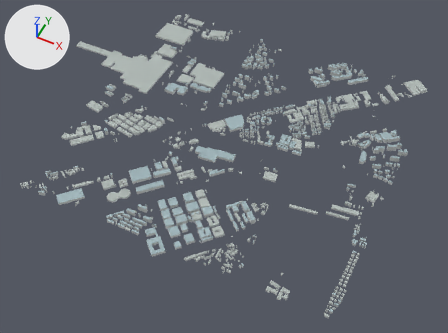
What one commit did to the glTF model projects/shanghai/assets/city/tiles/14-13707-6691.glb.
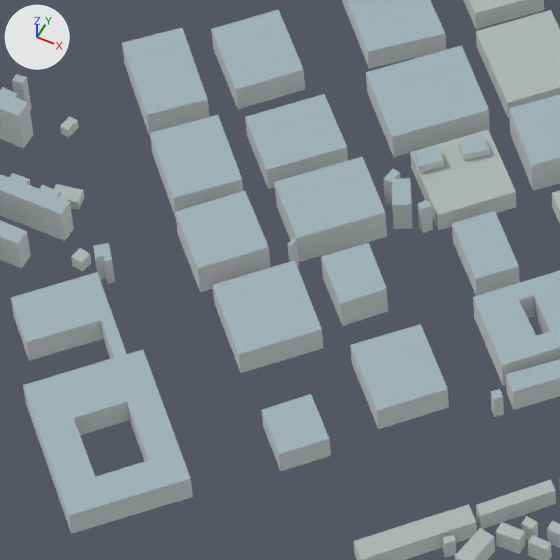
Each version is shown whole from a 50 mm camera at (1229.0, -2712.0, 2976.0) aimed at (-33.0, -187.0, -179.0), then close up on the part from 32% to 46% of the width and 59% to 78% of the height. Every picture has the same lights, and +X, +Y and +Z are marked at upper left. The first two pictures are the older version. Where no turn or scale is listed for an object, it has been applied to the vertices. Vertices at exactly the same position are counted once.
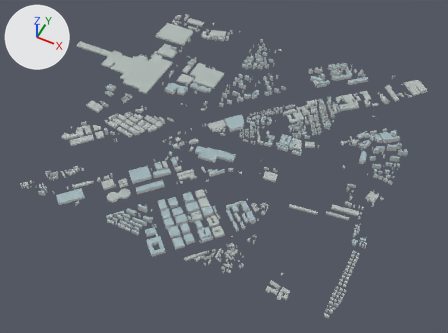
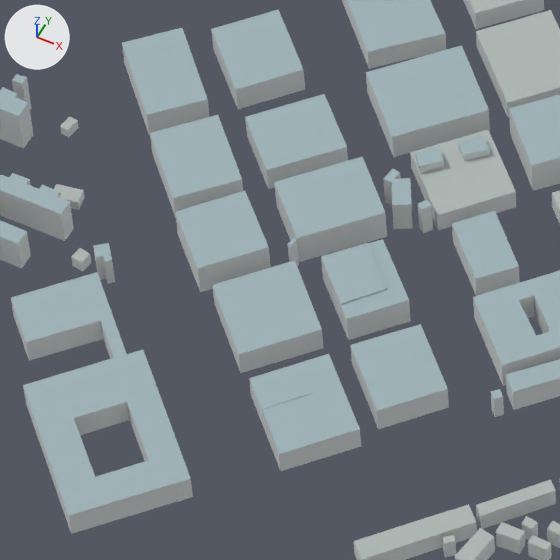
What differs and where, as boxes [x1, y1, x2, y2] in the close-ups (560 x 560 px):
```json
{"part": 1, "of": "me_mesh_0", "change": "built on", "before": [262, 394, 331, 471], "after": [249, 239, 411, 471]}
```

Edits to the scene script, one JSON object a line:
```json
{"block": "me_mesh_0", "where": "# used by ob_mesh_0; location = (-1543.7, 1049.8, 0.0)"}
{"op": "remove", "block": "me_mesh_0", "code": "me_mesh_0.from_pydata(...)  # 9501 vertices, 15176 faces; spans x 0.0..2606.0, y -2180.0..0.0, z 0.0..42.0"}
{"op": "add", "block": "me_mesh_0", "code": "me_mesh_0.from_pydata(...)  # 9524 vertices, 15232 faces; spans x 0.0..2606.0, y -2180.0..0.0, z 0.0..42.0"}
{"block": "me_mesh_0", "change": "me_mesh_0 part 1"}
{"block": "me_mesh_0", "change": "20 faces are deleted"}
{"block": "me_mesh_0", "change": "18 vertices are added at x 1569.0..1658.0, y -2062.0..-1896.0, z 0.0..24.0"}
{"block": "me_mesh_0", "change": "5 new vertices lie (0.0, 0.0, 20.0) away from vertices in x 1593.0..1644.0, y -2076.0..-2025.0, z 0.0"}
{"block": "me_mesh_0", "change": "44 new faces join them, mat_stone_and_concrete_walls (light grey #d3d8d8)"}
{"block": "me_mesh_0", "change": "32 new faces join them, mat_mid_rise_rooftops (grey #a0b5ba)"}
```
